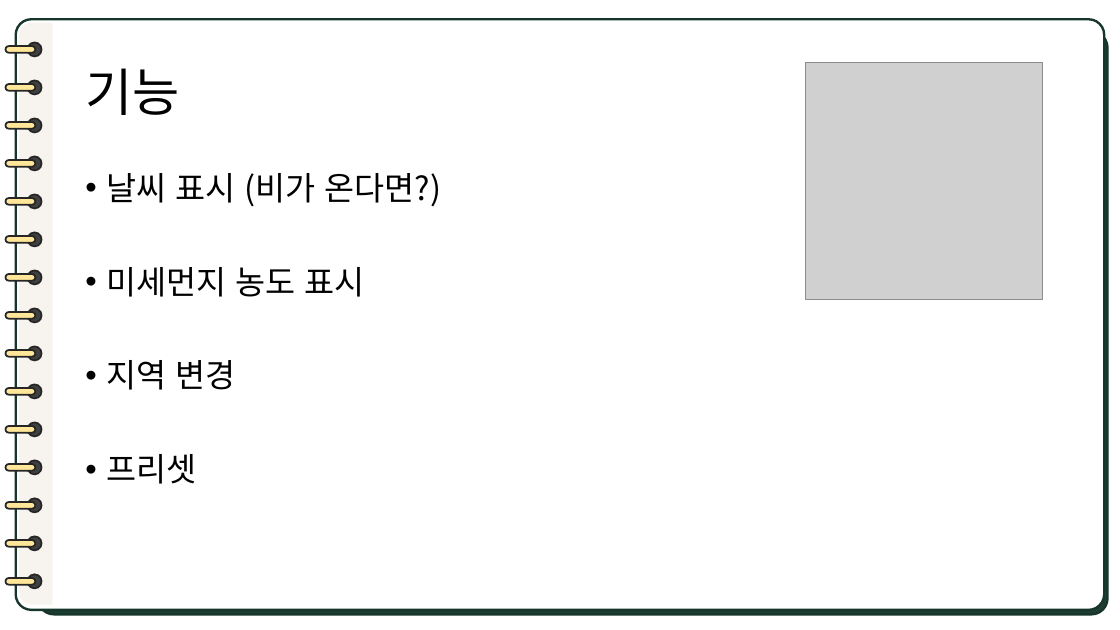
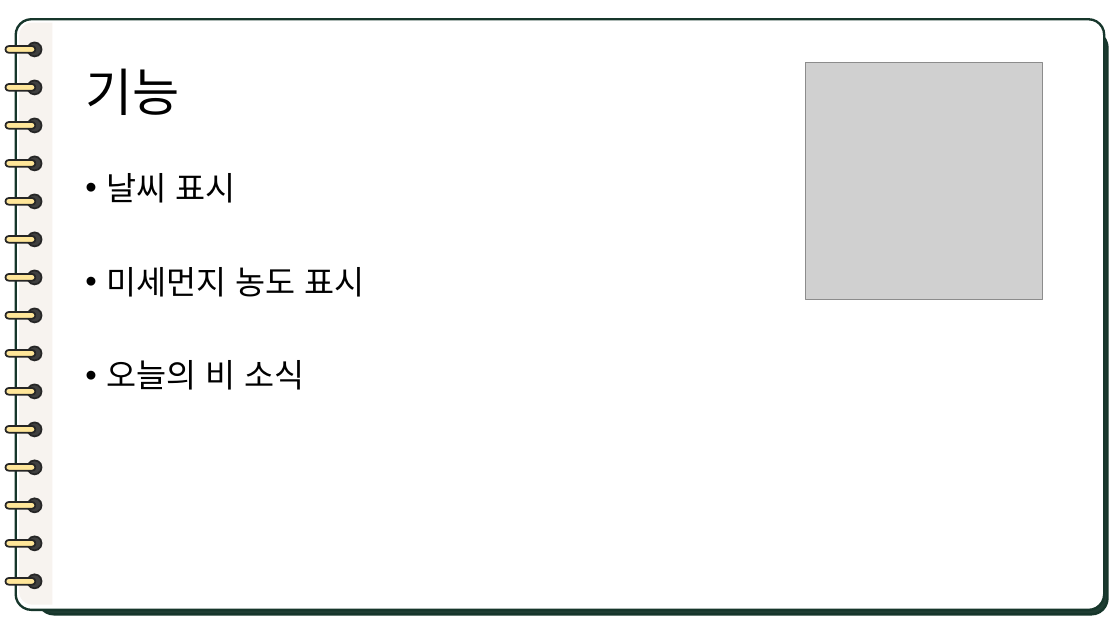
Before and after one commit to binn328/IoT_Project, a slide deck: slide 5 of IoT_PPT.pptx. Drawn at 1120x630 pixels with LibreOffice and Linux fonts; fonts in the diff are those of the drawing; grey boxes stand for pictures. Boxes give left, top, right and bottom in pixels: in the first picture for what was removed or moved away, otherwise in the second. Text is boxed around its words. In the diff, an @@ line names an element or a change of style, - is before the commit and + after.

Commit message:
Update IoT_PPT.pptx
간트 차트 변경, 기능 수정

```diff
--- a/IoT_PPT.pptx
+++ b/IoT_PPT.pptx
@@ text at bbox=[106, 173, 236, 203]: text changed @@
-• 날씨 표시 (비가 온다면?)
+• 날씨 표시
@@ text at bbox=[106, 360, 305, 390]: text changed @@
-• 지역 변경
-• 프리셋
+• 오늘의 비 소식
```
Also in this commit, not shown: 2 other slides changed.
